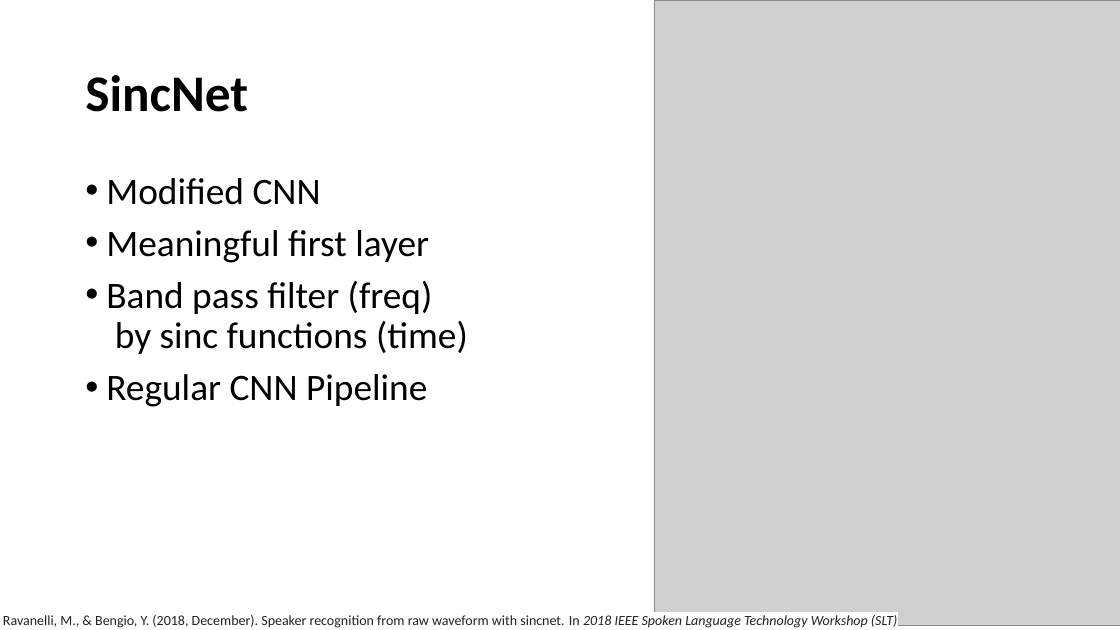
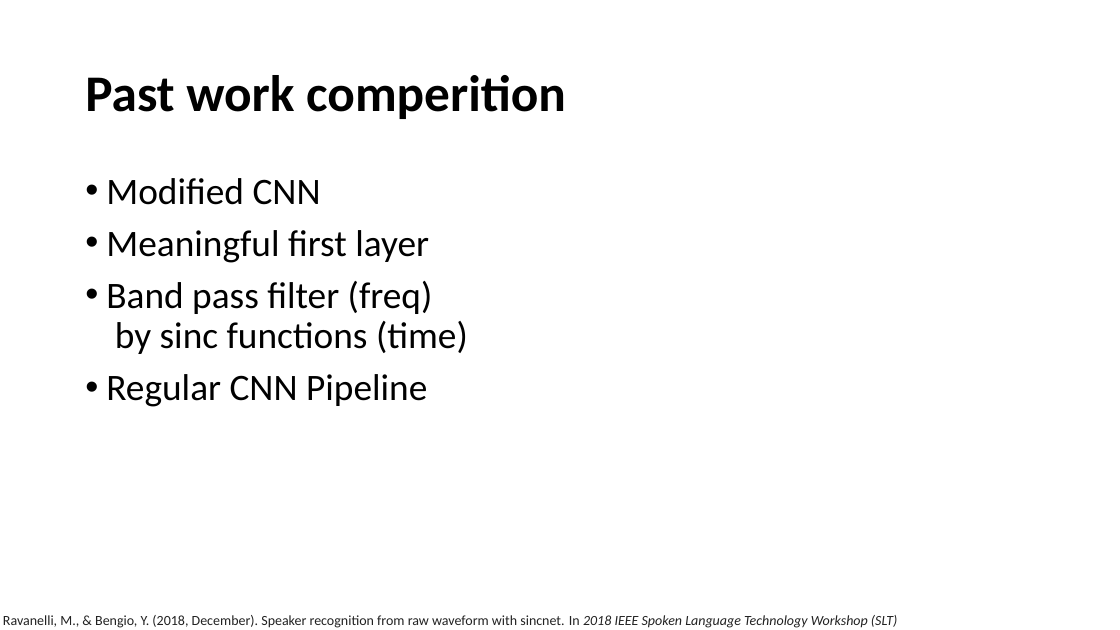
Before and after one commit to chensh3/word2vec_vs_glove, a slide deck: slide 7 of mid_term.pptx. Drawn at 1120x630 pixels with LibreOffice and Linux fonts; fonts in the diff are those of the drawing; grey boxes stand for pictures; background and template pictures are left out. Boxes give left, top, right and bottom in pixels: in the first picture for what was removed or moved away, otherwise in the second. Text is boxed around its words. In the diff, an @@ line names an element or a change of style, - is before the commit and + after.

```diff
--- a/mid_term.pptx
+++ b/mid_term.pptx
@@ picture removed at (654,0,1120,625) @@
@@ title at (85,75,566,119): text changed @@
-SincNet
+Past work comperition
```
Also in this commit, not shown: 3 other slides changed, 4 slides added, 5 slides removed, 1 other file.
